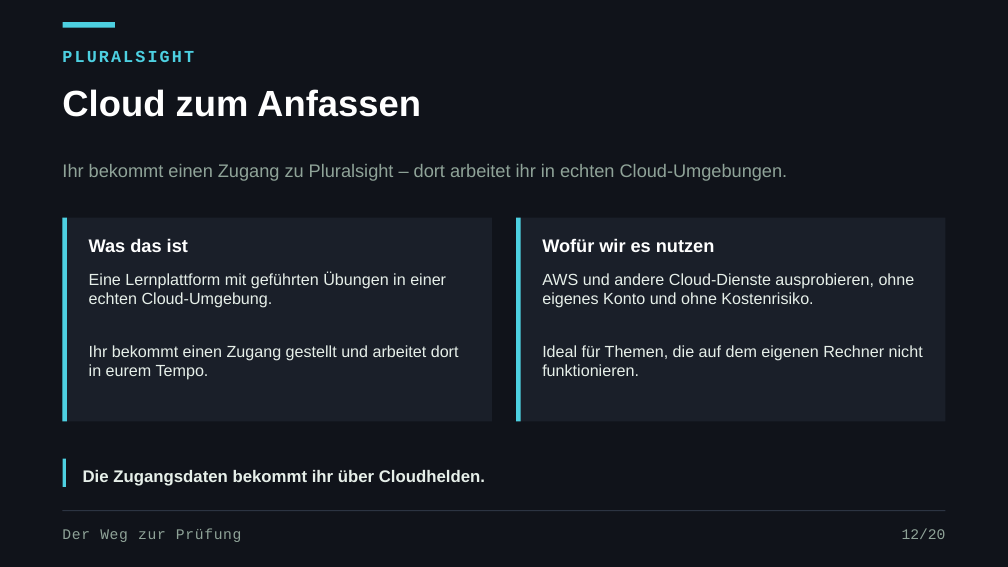
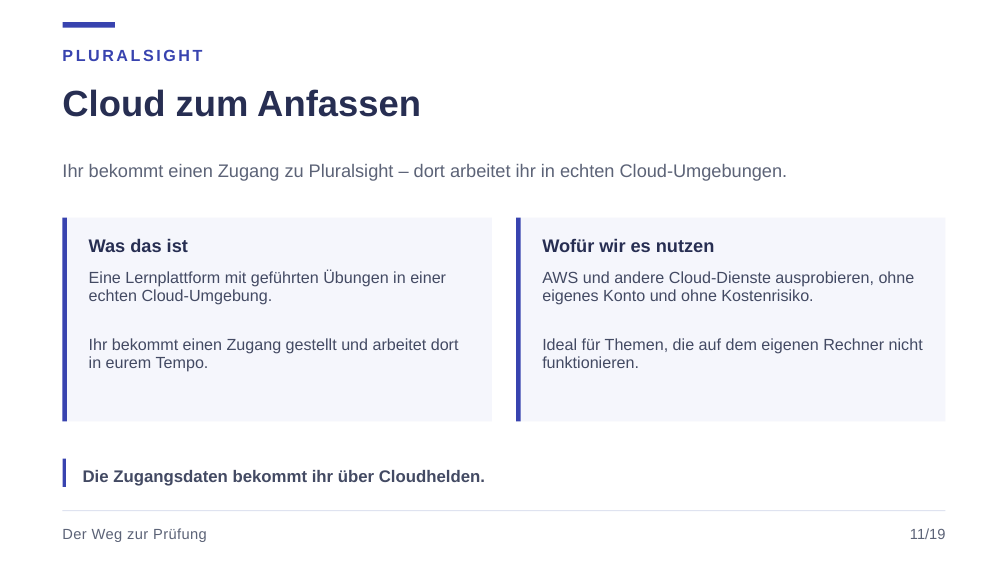
Before and after one commit to JacobMenge/kurs-unterlagen, a slide deck: slide 14 of folien/dist/00-orientierung.pptx (slide 15 before the commit). Drawn at 1008x567 pixels with LibreOffice and Linux fonts; fonts in the diff are those of the drawing. Boxes give left, top, right and bottom in pixels: in the first picture for what was removed or moved away, otherwise in the second. Text is boxed around its words. In the diff, an @@ line names an element or a change of style, - is before the commit and + after.

Commit message:
folien: helles cloudhelden-design, partner-interview statt kennenlernspiel

```diff
--- a/folien/dist/00-orientierung.pptx
+++ b/folien/dist/00-orientierung.pptx
@@ background #10131A to #FFFFFF @@
@@ text "PLURALSIGHT" at (62, 49, 202, 61): size 12 to 11.5 pt, font Courier New to Arial, text colour #4DD0E1 to #3843AF, letter spacing 1.5 to 1.8 pt @@
@@ text "Ihr bekommt einen Zugang zu ..." at (62, 164, 788, 181): text colour #8FA398 to #5C6377 @@
@@ rectangle at (62, 218, 492, 421): fill #1A1F29 to #F5F6FC @@
@@ rectangle at (516, 218, 946, 421): fill #1A1F29 to #F5F6FC @@
@@ text colour #FFFFFF to #272E52 in 3 elements at (62, 89, 421, 117), (89, 238, 188, 252), (542, 238, 714, 252) @@
@@ text "Eine Lernplattform mit geführten Übungen ..." at (89, 270, 459, 372): text colour #E6EFE9 to #434A63; line spacing 1 to 0.92 @@
@@ text "AWS und andere Cloud-Dienste ausprobieren, ..." at (542, 271, 923, 368): text colour #E6EFE9 to #434A63; line spacing 1 to 0.92 @@
@@ fill #4DD0E1 to #3843AF in 4 elements at (62, 22, 115, 28), (62, 218, 67, 421), (516, 218, 520, 421), (62, 459, 67, 487) @@
@@ text "Die Zugangsdaten bekommt ihr über ..." at (83, 470, 485, 486): text colour #E6EFE9 to #434A63 @@
@@ text "Der Weg zur Prüfung" at (62, 528, 207, 542): font Courier New to Arial, text colour #8FA398 to #5C6377, letter spacing 0.5 to 0.3 pt @@
@@ line (62, 511) - (946, 511): stroke #2C3442 0.75 pt to #DFE3F0 0.75 pt @@
@@ text at (910, 528, 945, 539): text changed; font Courier New to Arial; text colour #8FA398 to #5C6377 @@
-12/20
+11/19
```
Also in this commit, not shown: 21 other slides changed, 2 slides added, 3 slides removed, 4 other files.
